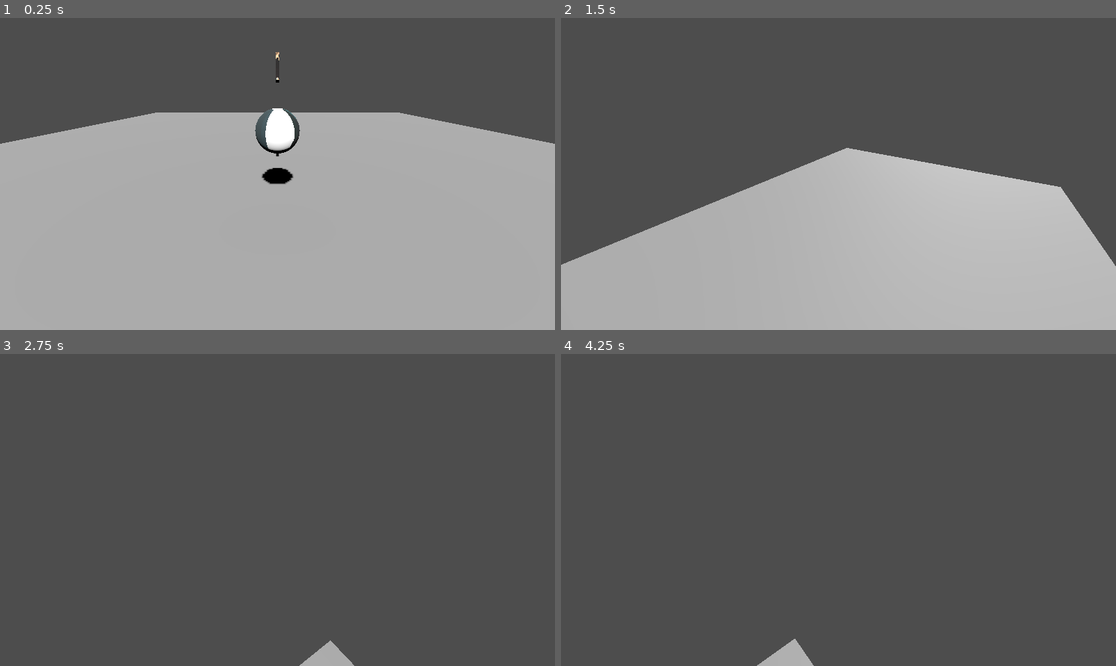
Above: before the commit, frames 1-4 (two rows, left to right).
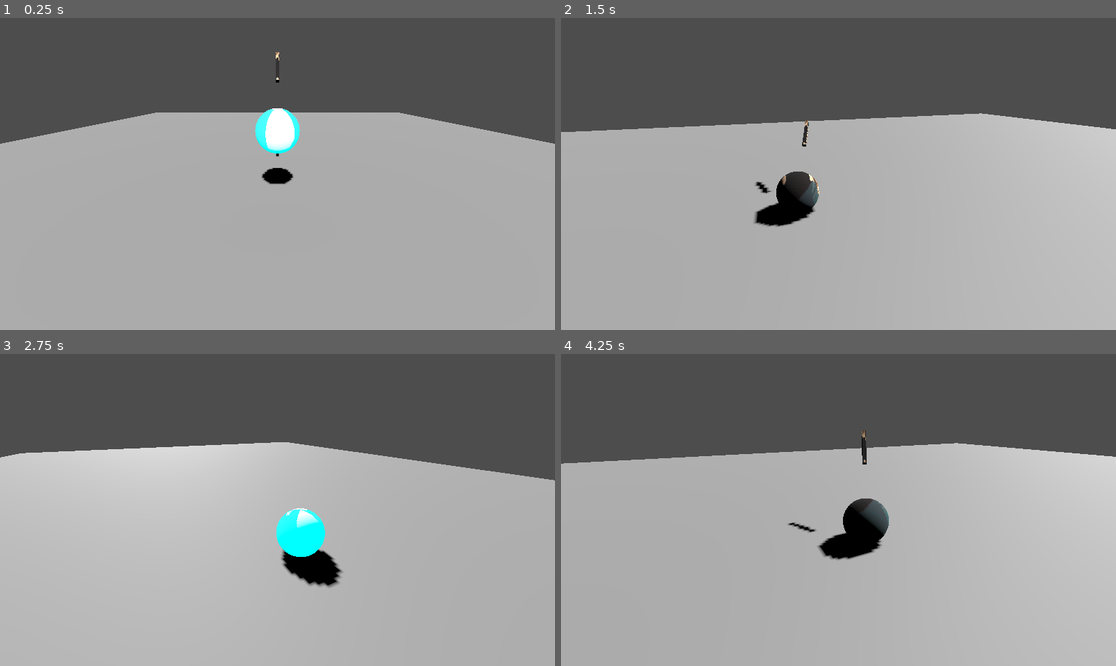
Above: after the commit, the same moments.

Repository: Eryans/Godot-Golf-Game
Game: Godot game, scene res://scenes/main.tscn
Same seed, same stepped clock (60 frames per second), same inputs: the game is played once before the commit and once after it. Before the commit the project starts from res://main.tscn.
Inputs:
- Up to frame 1 (0.25 s): no input
- Up to frame 2 (1.5 s): tap Enter (ui_accept) at 0.5, 0.6, 0.77, 1.07, 1.35 s; hold Right (ui_right) 0.53-1.28 s; hold Down (ui_down) from 1.28 s (still down)
- Up to frame 3 (2.75 s): tap Enter (ui_accept) at 1.52, 1.82, 2.1 s; release Down (ui_down) at 2.03 s; hold Right (ui_right) from 2.03 s (still down)
- Up to frame 4 (4.25 s): release Right (ui_right) at 2.78 s; hold Up (ui_up) 2.78-3.53 s; tap Enter (ui_accept) at 2.85, 3.02, 3.32, 3.6, 3.77, 4.07 s; hold Left (ui_left) from 3.53 s (still down)

The runs differ from the first frame. In frame 1, 0.4% of the frame differs, in the area x 45-55%, y 29-44%; in frame 2, 24%; in frame 3, 67%; in frame 4, 68%, in the area x 0-100%, y 24-100%.

Commit message:
Project structure reorganisation and added a cooldown with visual help between shoot

Diff:
--- a/camera.gd
+++ /dev/null
@@ -1,15 +0,0 @@
-extends Node3D
-
-
-# Called when the node enters the scene tree for the first time.
-func _ready():
-	pass # Replace with function body.
-
-
-# Called every frame. 'delta' is the elapsed time since the previous frame.
-func _process(delta):
-	if (Input.is_action_pressed("ui_left")):
-		rotate_y(-5 * delta)
-	if (Input.is_action_pressed("ui_right")):
-		rotate_y(5 * delta)
-	pass
--- a/main.gd
+++ /dev/null
@@ -1,30 +0,0 @@
-extends Node3D
-
-@onready var ball = $RigidBody3D
-@onready var cameraSupport = $CameraSupport
-@onready var direction_helper = $BallDirection
-@onready var ball_vertical_dir:float = 5
-@onready var ball_horizontal_dir:float = -5
-# Called when the node enters the scene tree for the first time.
-func _ready():
-	pass # Replace with function body.
-
-func _process(delta):
-	if (Input.is_action_pressed("ui_up")):
-		ball_vertical_dir += 10 * delta
-	if (Input.is_action_pressed("ui_down")):
-		ball_vertical_dir -= 10 * delta
-# Called every frame. 'delta' is the elapsed time since the previous frame.
-func _physics_process(delta):
-
-	cameraSupport.transform.origin = cameraSupport.transform.origin.slerp(ball.transform.origin, 2 *  delta)
-
-	var direction:Vector3 = (cameraSupport.transform.basis * Vector3(0,ball_vertical_dir,ball_horizontal_dir)).normalized()
-	var force: float = 2000 * delta
-
-	direction_helper.transform.origin = ball.transform.origin
-	direction_helper.look_at(ball.transform.origin + direction, Vector3.UP)
-
-	if (Input.is_action_just_pressed("ui_accept")):
-		ball.apply_force(direction * force)
-	pass
--- a/main.tscn
+++ /dev/null
@@ -1,74 +0,0 @@
-[gd_scene load_steps=10 format=3 uid="uid://cf5l6sxpfcxt"]
-
-[ext_resource type="Script" path="res://camera.gd" id="1_4vjep"]
-[ext_resource type="Script" path="res://main.gd" id="1_gcclh"]
-[ext_resource type="Texture2D" uid="uid://cyo6yoav5x1pr" path="res://Fred détouré.png" id="2_4bcfm"]
-
-[sub_resource type="PhysicsMaterial" id="PhysicsMaterial_7orr0"]
-rough = true
-bounce = 0.5
-
-[sub_resource type="SphereMesh" id="SphereMesh_qmgal"]
-
-[sub_resource type="StandardMaterial3D" id="StandardMaterial3D_88bgl"]
-albedo_texture = ExtResource("2_4bcfm")
-texture_filter = 0
-
-[sub_resource type="SphereShape3D" id="SphereShape3D_rurnq"]
-
-[sub_resource type="BoxMesh" id="BoxMesh_1efte"]
-size = Vector3(0.1, 0.1, 1)
-
-[sub_resource type="SeparationRayShape3D" id="SeparationRayShape3D_pg7fr"]
-
-[node name="Main" type="Node3D"]
-script = ExtResource("1_gcclh")
-
-[node name="CSGCombiner3D" type="CSGCombiner3D" parent="."]
-use_collision = true
-
-[node name="CSGBox3D" type="CSGBox3D" parent="CSGCombiner3D"]
-transform = Transform3D(1, 0, 0, 0, 1, 0, 0, 0, 1, 0, -0.790649, 0)
-size = Vector3(29.3904, 1.6687, 42.4317)
-
-[node name="CSGCylinder3D" type="CSGCylinder3D" parent="CSGCombiner3D"]
-transform = Transform3D(1, 0, 0, 0, 1, 0, 0, 0, 1, 0, -0.0381997, -17)
-operation = 2
-radius = 0.854215
-
-[node name="RigidBody3D" type="RigidBody3D" parent="."]
-transform = Transform3D(1, 0, 0, 0, 1, 0, 0, 0, 1, 0, 2.13685, 0)
-mass = 0.05
-physics_material_override = SubResource("PhysicsMaterial_7orr0")
-
-[node name="MeshInstance3D" type="MeshInstance3D" parent="RigidBody3D"]
-mesh = SubResource("SphereMesh_qmgal")
-surface_material_override/0 = SubResource("StandardMaterial3D_88bgl")
-
-[node name="CollisionShape3D" type="CollisionShape3D" parent="RigidBody3D"]
-shape = SubResource("SphereShape3D_rurnq")
-
-[node name="BallDirection" type="Node3D" parent="."]
-transform = Transform3D(1, 0, 0, 0, 1, 0, 0, 0, 1, 0, 2.13685, 0)
-
-[node name="MeshInstance3D" type="MeshInstance3D" parent="BallDirection"]
-transform = Transform3D(1, 0, 0, 0, 1, 0, 0, 0, 1, 0, 0, -2)
-mesh = SubResource("BoxMesh_1efte")
-surface_material_override/0 = SubResource("StandardMaterial3D_88bgl")
-
-[node name="DirectionalLight3D" type="DirectionalLight3D" parent="."]
-transform = Transform3D(1, 0, 0, 0, 0.707107, 0.707107, 0, -0.707107, 0.707107, -3, 0, 0)
-light_energy = 2.0
-shadow_enabled = true
-
-[node name="CameraSupport" type="Node3D" parent="."]
-script = ExtResource("1_4vjep")
-
-[node name="SpringArm3D" type="SpringArm3D" parent="CameraSupport"]
-transform = Transform3D(1, 0, 0, 0, 0.921667, 0.387982, 0, -0.387982, 0.921667, 0, 0, 0)
-collision_mask = 0
-shape = SubResource("SeparationRayShape3D_pg7fr")
-spring_length = 5.0
-margin = 1.0
-
-[node name="Camera3D" type="Camera3D" parent="CameraSupport/SpringArm3D"]
--- a/project.godot
+++ b/project.godot
@@ -11,6 +11,6 @@
 [application]
 
 config/name="golf i guess"
-run/main_scene="res://main.tscn"
+run/main_scene="res://scenes/main.tscn"
 config/features=PackedStringArray("4.2", "Forward Plus")
 config/icon="res://icon.svg"
--- /dev/null
+++ b/scenes/camera_support.tscn
@@ -0,0 +1,18 @@
+[gd_scene load_steps=3 format=3 uid="uid://d4ca5mjgqe568"]
+
+[ext_resource type="Script" path="res://scripts/camera.gd" id="1_odhhu"]
+
+[sub_resource type="SeparationRayShape3D" id="SeparationRayShape3D_pg7fr"]
+
+[node name="CameraSupport" type="Node3D" node_paths=PackedStringArray("target")]
+script = ExtResource("1_odhhu")
+target = NodePath("")
+
+[node name="SpringArm3D" type="SpringArm3D" parent="."]
+transform = Transform3D(1, 0, 0, 0, 0.921667, 0.387982, 0, -0.387982, 0.921667, 0, 0, 0)
+collision_mask = 0
+shape = SubResource("SeparationRayShape3D_pg7fr")
+spring_length = 5.0
+margin = 1.0
+
+[node name="Camera3D" type="Camera3D" parent="SpringArm3D"]
--- /dev/null
+++ b/scenes/main.tscn
@@ -0,0 +1,47 @@
+[gd_scene load_steps=7 format=3 uid="uid://cf5l6sxpfcxt"]
+
+[ext_resource type="Script" path="res://scripts/main.gd" id="1_gcclh"]
+[ext_resource type="Texture2D" uid="uid://cyo6yoav5x1pr" path="res://Fred détouré.png" id="2_4bcfm"]
+[ext_resource type="PackedScene" uid="uid://c6u66bke3srh7" path="res://scenes/player.tscn" id="2_7tjlq"]
+[ext_resource type="PackedScene" uid="uid://d4ca5mjgqe568" path="res://scenes/camera_support.tscn" id="4_p6wwd"]
+
+[sub_resource type="BoxMesh" id="BoxMesh_1efte"]
+size = Vector3(0.1, 0.1, 1)
+
+[sub_resource type="StandardMaterial3D" id="StandardMaterial3D_88bgl"]
+albedo_texture = ExtResource("2_4bcfm")
+texture_filter = 0
+
+[node name="Main" type="Node3D"]
+script = ExtResource("1_gcclh")
+cooldown = 2.0
+
+[node name="CSGCombiner3D" type="CSGCombiner3D" parent="."]
+use_collision = true
+
+[node name="CSGBox3D" type="CSGBox3D" parent="CSGCombiner3D"]
+transform = Transform3D(1, 0, 0, 0, 1, 0, 0, 0, 1, 0, -0.790649, 0)
+size = Vector3(29.3904, 1.6687, 42.4317)
+
+[node name="CSGCylinder3D" type="CSGCylinder3D" parent="CSGCombiner3D"]
+transform = Transform3D(1, 0, 0, 0, 1, 0, 0, 0, 1, 0, -0.0381997, -17)
+operation = 2
+radius = 0.854215
+
+[node name="Player" parent="." instance=ExtResource("2_7tjlq")]
+
+[node name="BallDirection" type="Node3D" parent="."]
+transform = Transform3D(1, 0, 0, 0, 1, 0, 0, 0, 1, 0, 2.13685, 0)
+
+[node name="MeshInstance3D" type="MeshInstance3D" parent="BallDirection"]
+transform = Transform3D(1, 0, 0, 0, 1, 0, 0, 0, 1, 0, 0, -2)
+mesh = SubResource("BoxMesh_1efte")
+surface_material_override/0 = SubResource("StandardMaterial3D_88bgl")
+
+[node name="DirectionalLight3D" type="DirectionalLight3D" parent="."]
+transform = Transform3D(1, 0, 0, 0, 0.707107, 0.707107, 0, -0.707107, 0.707107, -3, 0, 0)
+light_energy = 2.0
+shadow_enabled = true
+
+[node name="CameraSupport" parent="." node_paths=PackedStringArray("target") instance=ExtResource("4_p6wwd")]
+target = NodePath("../Player")
--- /dev/null
+++ b/scenes/player.tscn
@@ -0,0 +1,32 @@
+[gd_scene load_steps=7 format=3 uid="uid://c6u66bke3srh7"]
+
+[ext_resource type="Texture2D" uid="uid://cyo6yoav5x1pr" path="res://Fred détouré.png" id="1_2dtbb"]
+[ext_resource type="Script" path="res://scripts/player.gd" id="1_lw6x8"]
+
+[sub_resource type="PhysicsMaterial" id="PhysicsMaterial_7orr0"]
+rough = true
+bounce = 0.5
+
+[sub_resource type="SphereMesh" id="SphereMesh_qmgal"]
+
+[sub_resource type="StandardMaterial3D" id="StandardMaterial3D_88bgl"]
+albedo_texture = ExtResource("1_2dtbb")
+emission_enabled = true
+emission = Color(0, 0.521569, 0.823529, 1)
+emission_energy_multiplier = 5.0
+texture_filter = 0
+
+[sub_resource type="SphereShape3D" id="SphereShape3D_rurnq"]
+
+[node name="Player" type="RigidBody3D"]
+transform = Transform3D(1, 0, 0, 0, 1, 0, 0, 0, 1, 0, 2.13685, 0)
+mass = 0.05
+physics_material_override = SubResource("PhysicsMaterial_7orr0")
+script = ExtResource("1_lw6x8")
+
+[node name="MeshInstance3D" type="MeshInstance3D" parent="."]
+mesh = SubResource("SphereMesh_qmgal")
+surface_material_override/0 = SubResource("StandardMaterial3D_88bgl")
+
+[node name="CollisionShape3D" type="CollisionShape3D" parent="."]
+shape = SubResource("SphereShape3D_rurnq")
--- /dev/null
+++ b/scripts/camera.gd
@@ -0,0 +1,14 @@
+extends Node3D
+
+@export var target:RigidBody3D
+@export var rotation_force:float = 2.5
+
+func _process(delta):
+
+	transform.origin = transform.origin.slerp(target.transform.origin, 2 *  delta)
+
+	if (Input.is_action_pressed("ui_left")):
+		rotate_y(rotation_force * delta)
+	if (Input.is_action_pressed("ui_right")):
+		rotate_y(-rotation_force * delta)
+	pass
--- /dev/null
+++ b/scripts/main.gd
@@ -0,0 +1,44 @@
+extends Node3D
+
+@onready var ball: Player = $Player
+@onready var cameraSupport: Node3D = $CameraSupport
+@onready var direction_helper: Node3D = $BallDirection
+@onready var ball_vertical_dir: float = 5.0
+@onready var ball_horizontal_dir: float = -5.0
+
+@export var force: float = 15.0
+@export var cooldown: float = 1.5
+
+var can_shoot: bool = true
+var timer: Timer
+
+func _ready():
+	timer = Timer.new()
+	add_child(timer)
+	timer.wait_time = cooldown
+	timer.one_shot = true
+	timer.timeout.connect(on_timer_timeout)
+
+func _process(delta: float) -> void:
+	if Input.is_action_pressed("ui_up"):
+		ball_vertical_dir += 10 * delta
+	elif Input.is_action_pressed("ui_down"):
+		ball_vertical_dir -= 10 * delta
+
+func _physics_process(delta: float) -> void:
+	ball.refill_light = can_shoot
+	var direction: Vector3 = (cameraSupport.global_transform.basis * Vector3(0, ball_vertical_dir, ball_horizontal_dir)).normalized()
+
+	direction_helper.global_transform.origin = ball.global_transform.origin
+	direction_helper.look_at(ball.global_transform.origin + direction, Vector3.UP)
+
+	if can_shoot:
+		if Input.is_action_just_pressed("ui_accept"):
+			var impulse_strength: float = force * delta
+			ball.apply_central_impulse(direction * impulse_strength)
+			can_shoot = false
+			timer.start()
+
+
+func on_timer_timeout() -> void:
+	can_shoot = true
--- /dev/null
+++ b/scripts/player.gd
@@ -0,0 +1,27 @@
+extends RigidBody3D
+class_name  Player
+
+@onready var mesh: MeshInstance3D = $MeshInstance3D
+var refill_light: bool = true
+var material: StandardMaterial3D
+var max_emission_strength: float = 5.0 # Define the maximum emission strength
+var emission_speed: float = 25.0 # Speed of emission change
+
+# Called when the node enters the scene tree for the first time.
+func _ready():
+	if mesh.get_surface_override_material(0) is StandardMaterial3D:
+		material = mesh.get_surface_override_material(0) as StandardMaterial3D
+	else:
+		print("Le matériau n'est pas un StandardMaterial3D")
+
+# Called every frame. 'delta' is the elapsed time since the previous frame.
+func _process(delta: float) -> void:
+	if material:
+		var current_emission_strength: float = material.emission_energy_multiplier
+		if refill_light:
+			# Increase emission strength up to the maximum value
+			current_emission_strength = min(current_emission_strength + emission_speed * delta, max_emission_strength)
+		else:
+			# Decrease emission strength down to zero
+			current_emission_strength = max(current_emission_strength - emission_speed * delta, 0.0)
+		material.emission_energy_multiplier = current_emission_strength
